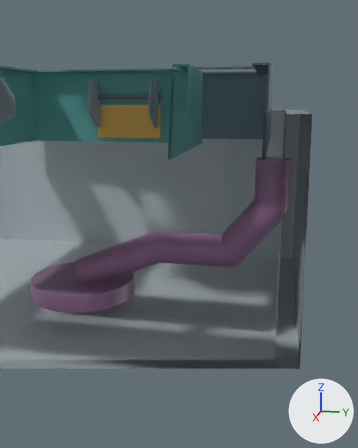
A saved change to the glTF model dist/assets/p4/nested_pan_exploded.glb.
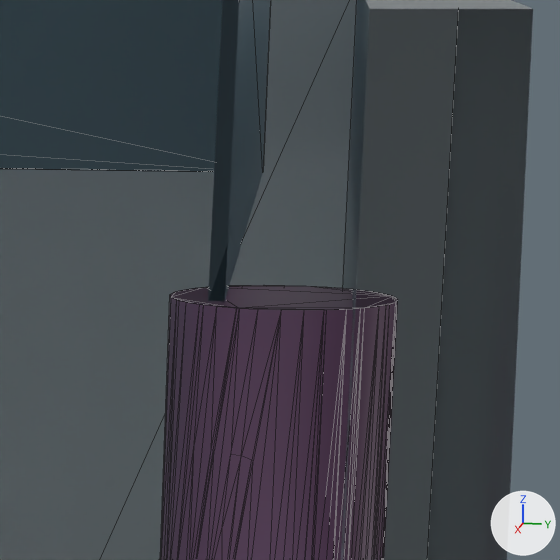
Each version is shown from a 50 mm camera at (0.2631, 0.2227, 0.1236) aimed at (0.0179, 0.1736, 0.0623), then close up on the part from 64% to 88% of the width and 25% to 45% of the height. Arrows for +X, +Y and +Z are at lower right; the lights stay in place. The older version's two pictures come first. The close-ups show mesh edges as thin lines. Everything nearer to the camera than a plane just in front of the edit is cut away. Vertices at exactly the same position are counted once.

Script lines for the objects in view, before the commit:
```python
me_mesh_1 = bpy.data.meshes.new('Mesh_1')
me_mesh_1.from_pydata(...)  # 74 vertices, 168 faces; spans x -0.112..0.112, y 0.008..0.216, z 0.097..0.144
me_mesh_1.materials.append(mat_material_001)  # blue #627d8b
me_mesh_4 = bpy.data.meshes.new('Mesh_4')
me_mesh_4.from_pydata(...)  # 1468 vertices, 2928 faces; spans x -0.03..0.03, y 0.082..0.229, z 0.013..0.095
me_mesh_4.materials.append(mat_material_004)  # purple #986f96
me_mesh_6 = bpy.data.meshes.new('Mesh_6')
me_mesh_6.from_pydata(...)  # 84 vertices, 160 faces; spans x -0.158..0.158, y -0.237..0.237, z 0.0..0.118
me_mesh_6.materials.append(mat_material_006)  # light grey #b8c2c7
ob_nested_pan_exploded_001 = bpy.data.objects.new('nested_pan_exploded.001', me_mesh_1)
ob_nested_pan_exploded_001.location = (0.0, 0.0, 0.0)
ob_nested_pan_exploded_004 = bpy.data.objects.new('nested_pan_exploded.004', me_mesh_4)
ob_nested_pan_exploded_004.location = (0.0, 0.0, 0.0)
ob_nested_pan_exploded_006 = bpy.data.objects.new('nested_pan_exploded.006', me_mesh_6)
ob_nested_pan_exploded_006.location = (0.0, 0.0, 0.0)
```
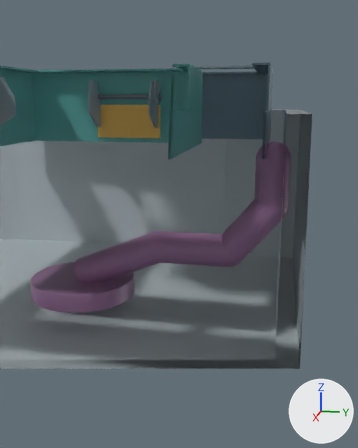
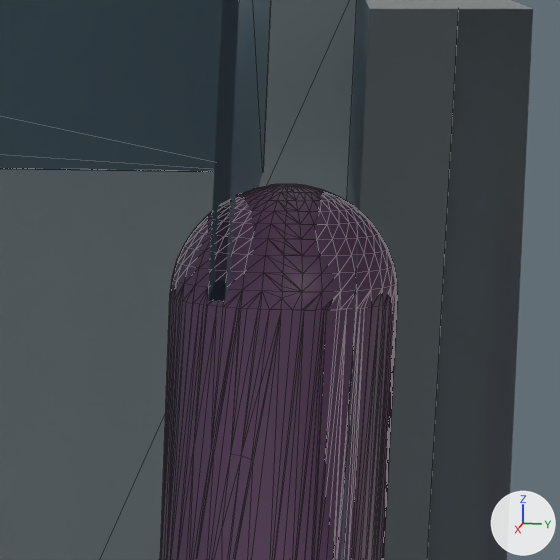
Location of each change, (x1, y1, x2, y2) in pixels of the close-ups (560 x 560 px):
'nested_pan_exploded.004', reshaped
    before: (159, 285, 398, 560)
    after: (159, 184, 398, 560)
part 1 of me_mesh_4, added (purple)
    after: (160, 184, 398, 560)

Patch to the scene script:
```diff
--- a/dist/assets/p4/nested_pan_exploded.glb.py
+++ b/dist/assets/p4/nested_pan_exploded.glb.py
@@ me_mesh_4 @@
 # used by ob_nested_pan_exploded_004; location = (0.0, 0.0, 0.0)
-me_mesh_4.from_pydata(...)  # 1468 vertices, 2928 faces; spans x -0.03..0.03, y 0.082..0.229, z 0.013..0.095
+me_mesh_4.from_pydata(...)  # 1872 vertices, 3736 faces; spans x -0.03..0.03, y 0.082..0.229, z 0.013..0.104
+# me_mesh_4 part 1: 404 vertices added at x -0.009..0.009, y 0.211..0.229, z 0.0892..0.104
 me_mesh_4.materials.append(mat_material_004)
```
